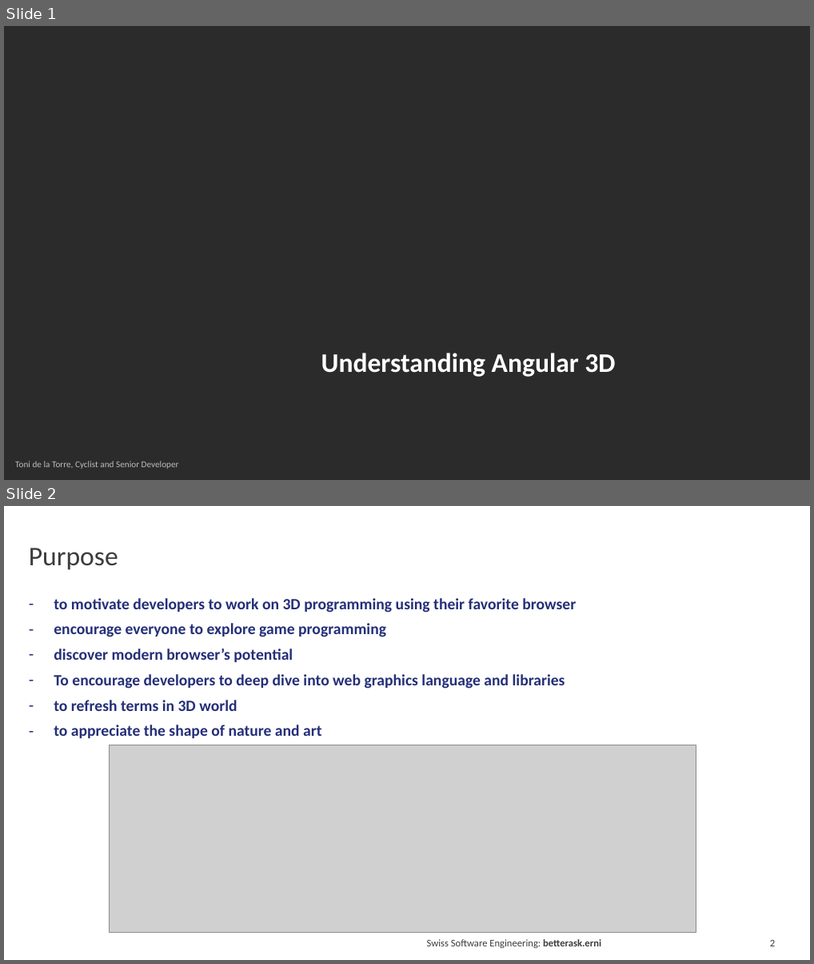
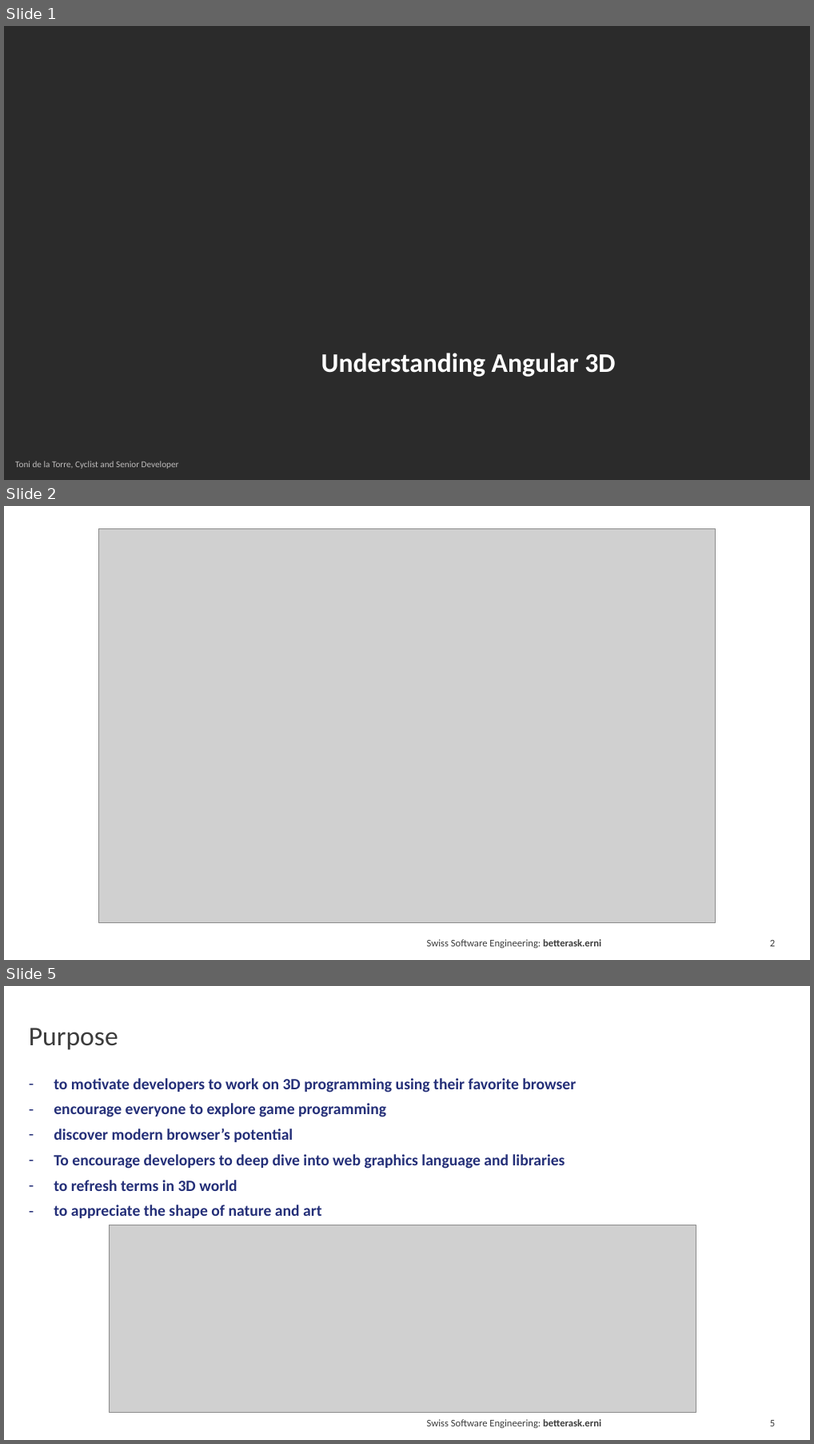
Before and after one commit to leonelllagumbay/paperplane, a slide deck: src/assets/EDD Understanding Angular 3D - Leonell Lagumbay.pptx. Shown one above the other, each under a label of ours: slides 1 and 2 before the commit, slides 1, 2 and 5 after it; the slides between them are not shown. The pictures are 814x964 and 814x1444 pixels, drawn with LibreOffice and Linux fonts; fonts in the diff are those of the drawing; grey boxes stand for pictures; background and template pictures are left out; a plain dark background stands for a picture behind light text. Boxes give left, top, right and bottom in pixels: in the first picture for what was removed or moved away, otherwise in the second. Text is boxed around its words. In the diff, an @@ line names an element or a change of style, - is before the commit and + after.

```diff
--- a/src/assets/EDD Understanding Angular 3D - Leonell Lagumbay.pptx
+++ b/src/assets/EDD Understanding Angular 3D - Leonell Lagumbay.pptx
@@ slide 2 added at (4,506,810,960), background #FFFFFF @@
@@ picture added at (98,528,716,922) @@
@@ text added at (427,939,602,948), 9 pt, text #3C3C3C @@
+Swiss Software Engineering: betterask.erni
@@ page number added at (770,940,775,946), 9 pt, text #3C3C3C @@
+2
@@ what was slide 2 is now slide 5 @@
@@ page number at (770,1420,775,1426): text changed @@
-2
+5
```
Also in this commit, not shown: 1 slide changed, 2 other slides added.
